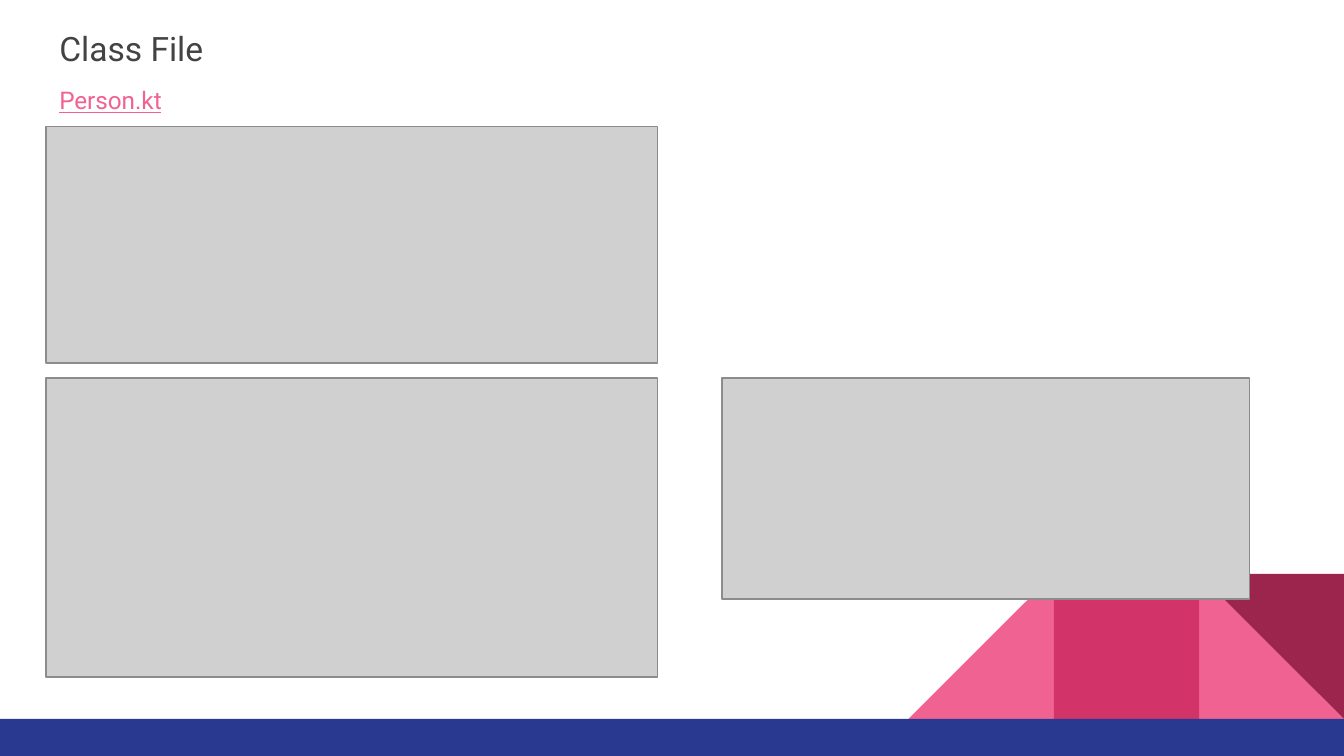
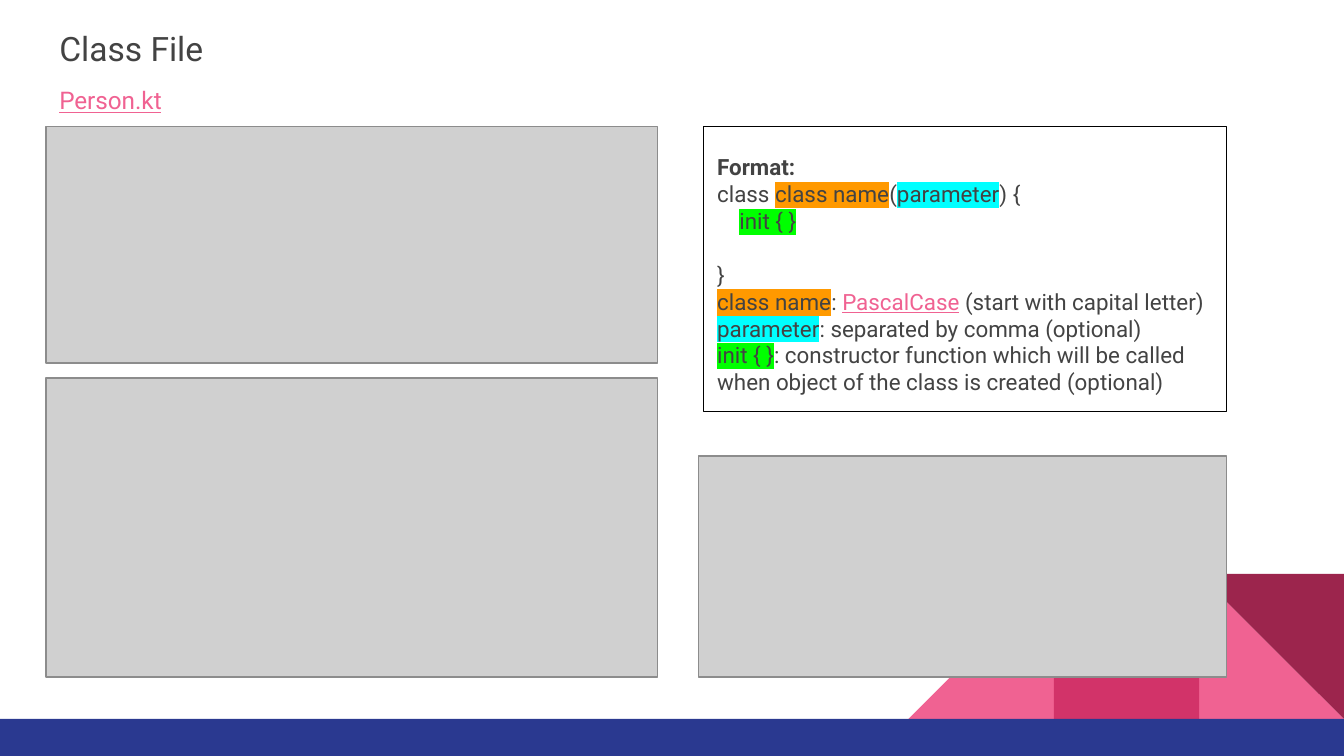
Before and after one commit to ferryyuwono/android-beginner, a slide deck: slide 45 of Beginner Level for Android Development using Kotlin - Module 1.pptx. Drawn at 1344x756 pixels with LibreOffice and Linux fonts; fonts in the diff are those of the drawing; grey boxes stand for pictures. Boxes give left, top, right and bottom in pixels: in the first picture for what was removed or moved away, otherwise in the second. Text is boxed around its words. In the diff, an @@ line names an element or a change of style, - is before the commit and + after.

```diff
--- a/Beginner Level for Android Development using Kotlin - Module 1.pptx
+++ b/Beginner Level for Android Development using Kotlin - Module 1.pptx
@@ rectangle added at (704, 126, 1227, 411), outline #000000 0.75 pt, 12 pt, text #434343 @@
+Format:
+class class name(parameter) {
+init { }
+}
+class name: PascalCase (start with capital letter)
+parameter: separated by comma (optional)
+init { }: constructor function which will be called when object of the class is created (optional)
@@ picture: place and size @@
-picture at (722, 378, 1250, 599)
+picture at (699, 456, 1227, 677)
```
Also in this commit, not shown: 10 other slides changed, 7 slides added, 7 slides removed.
